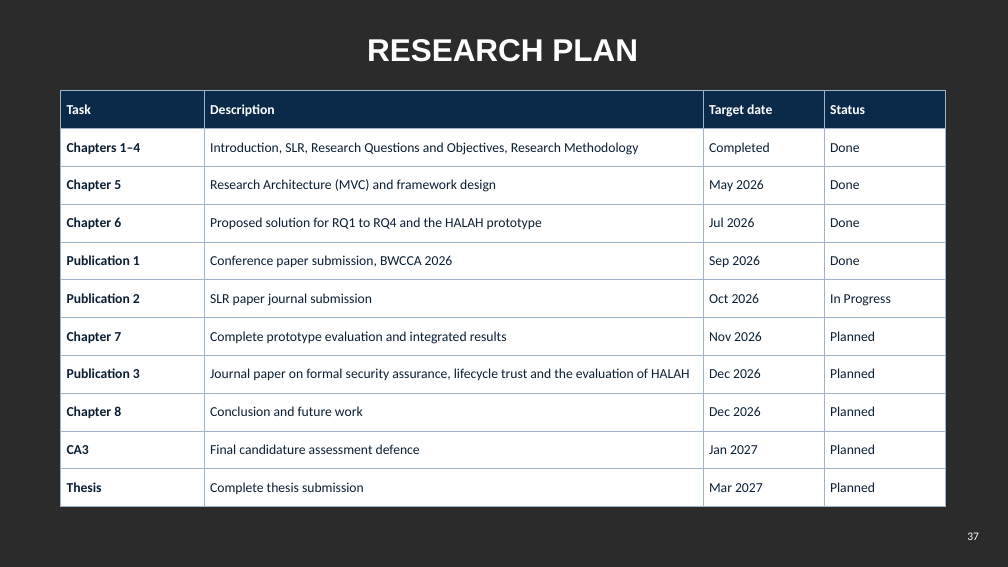
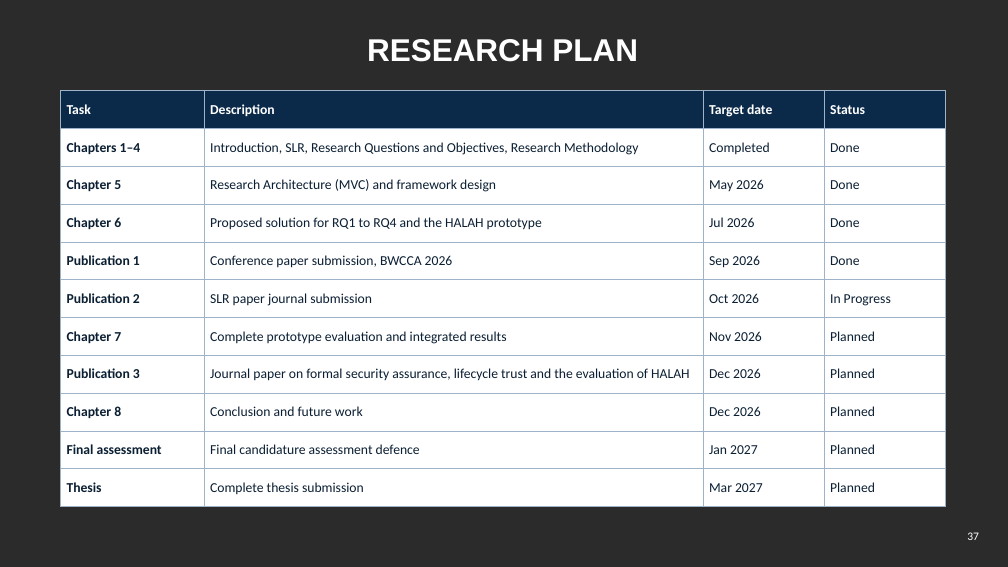
Before and after one commit to yasir12345678900/HealthRWA-Sepolia-Personal-try, a slide deck: slide 37 of docs/Yasir_CA2_Reassessment_Slides.pptx. Drawn at 1008x567 pixels with LibreOffice and Linux fonts; fonts in the diff are those of the drawing; background and template pictures are left out; a plain dark background stands for a picture behind light text. Boxes give left, top, right and bottom in pixels: in the first picture for what was removed or moved away, otherwise in the second. Text is boxed around its words. In the diff, an @@ line names an element or a change of style, - is before the commit and + after.

```diff
--- a/docs/Yasir_CA2_Reassessment_Slides.pptx
+++ b/docs/Yasir_CA2_Reassessment_Slides.pptx
@@ table at (x1=60, y1=91, x2=945, y2=498) @@
-row 10, column 1: CA3
+row 10, column 1: Final assessment
```
Also in this commit, not shown: 4 other slides changed.
